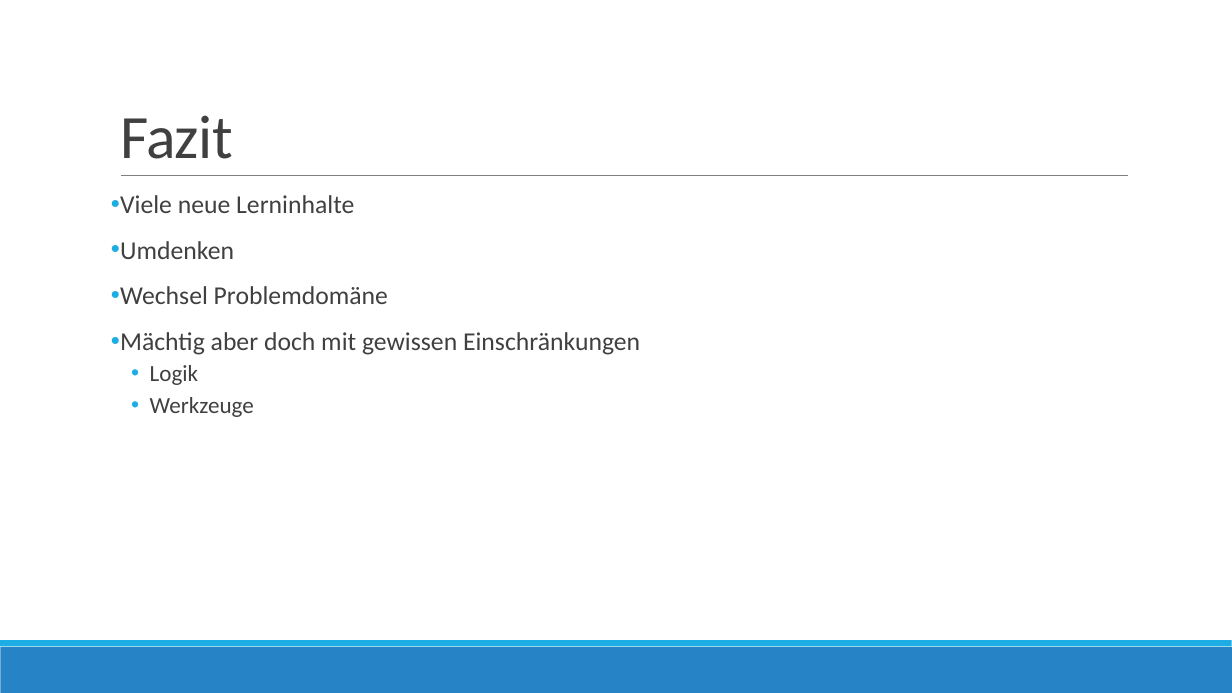
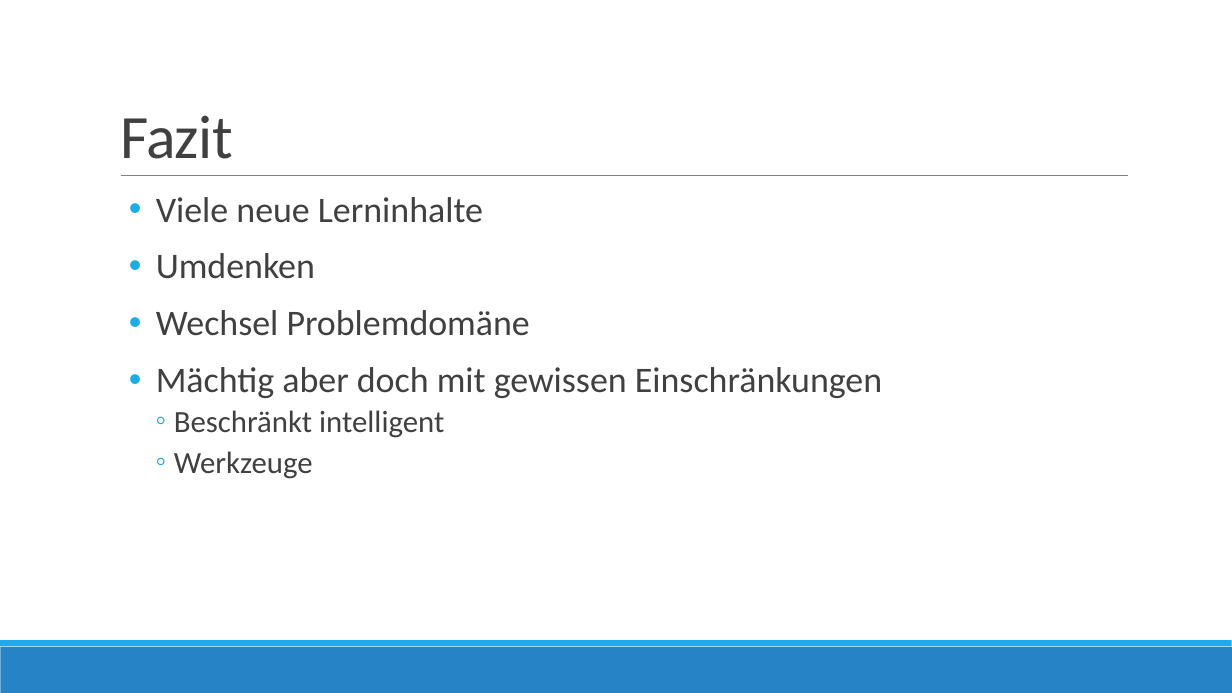
Before and after one commit to gunzm1/ElephantSearch, a slide deck: slide 12 of Doc/Semantische Datenbanken.pptx. Drawn at 1232x693 pixels with LibreOffice and Linux fonts; fonts in the diff are those of the drawing. Boxes give left, top, right and bottom in pixels: in the first picture for what was removed or moved away, otherwise in the second. Text is boxed around its words. In the diff, an @@ line names an element or a change of style, - is before the commit and + after.

```diff
--- a/Doc/Semantische Datenbanken.pptx
+++ b/Doc/Semantische Datenbanken.pptx
@@ text at (x1=156, y1=197, x2=882, y2=479): size 20 to 28 pt in "Viele neue Lerninhalte", "Umdenken", "Wechsel Problemdomäne", "Mächtig aber doch mit gewissen Einschränkungen"; size 18 to 24 pt in "Werkzeuge"; indent changed; bullet • to ◦ @@
@@ text at (x1=174, y1=410, x2=444, y2=438): text changed; size 18 to 24 pt @@
-  • Logik
+  ◦ Beschränkt intelligent
```
Also in this commit, not shown: 7 other slides changed.
